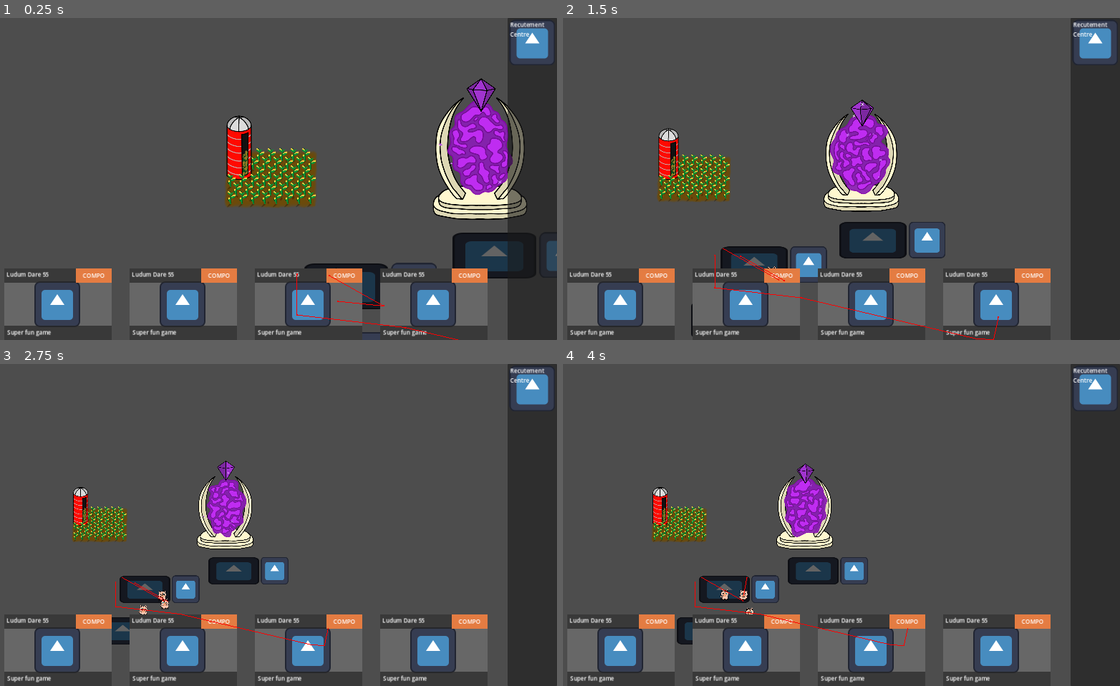
Above: before the commit, frames 1-4 (two rows, left to right).
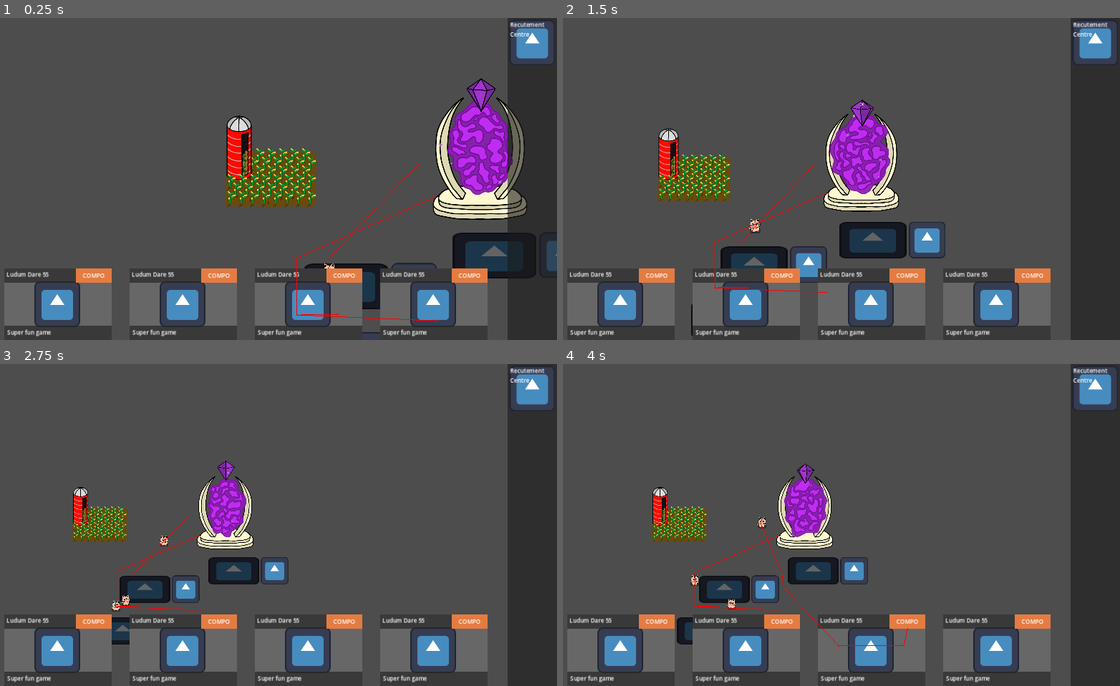
Above: after the commit, the same moments.

Repository: CiaranWoodward/LD55
Game: Godot game, scene res://Map/GameMap.tscn
Same seed, same stepped clock (60 frames per second), same inputs: the game is played once before the commit and once after it. The engine's default icon, where the game draws it, is replaced by a stand-in: a white triangle on a blue panel in a dark square.
Inputs (mouse positions are in pixels of both pictures, inside the frame that each line leads up to):
- Up to frame 1 (0.25 s): no input
- Up to frame 2 (1.5 s): move the mouse to (958, 162) at 0.52 s; hold Right (ui_right) 0.53-1.25 s; hold Mouse wheel down (zoom_in) 0.53-1.25 s; click (958, 162) at 0.67 s; drag from (718, 195) to (796, 265) at 1.27 s
- Up to frame 3 (2.75 s): move the mouse to (328, 454) at 2.02 s; hold Right (ui_right) from 2.03 s (still down); hold Mouse wheel down (zoom_in) from 2.03 s (still down)
- Up to frame 4 (4 s): release Right (ui_right) at 2.75 s; release Mouse wheel down (zoom_in) at 2.75 s; drag from (802, 589) to (785, 512) at 2.77 s; move the mouse to (1003, 573) at 3.52 s; hold Left (ui_left) from 3.53 s (still down); hold Mouse wheel down (zoom_in) from 3.53 s (still down)

The runs differ from the first frame. In frame 1, 0.3% of the frame differs, in the area x 53-83%, y 45-100%; in frame 2, 0.4%; in frame 3, 0.4%; in frame 4, 0.5%, in the area x 22-62%, y 47-88%.

Commit message:
Fix workers escaping their confines

Diff:
--- a/Buildings/GrannyShack.tscn
+++ b/Buildings/GrannyShack.tscn
@@ -1,10 +1,16 @@
-[gd_scene load_steps=4 format=3 uid="uid://bl1l3pofspv41"]
+[gd_scene load_steps=5 format=3 uid="uid://bl1l3pofspv41"]
 
 [ext_resource type="Script" path="res://Buildings/GrannyShack.gd" id="1_x74po"]
 [ext_resource type="Texture2D" uid="uid://bqrlf1ou31xpm" path="res://icon.svg" id="2_ksd26"]
 
 [sub_resource type="RectangleShape2D" id="RectangleShape2D_p2y8g"]
-size = Vector2(135, 136.5)
+size = Vector2(378, 136.5)
+
+[sub_resource type="NavigationPolygon" id="NavigationPolygon_rd5b6"]
+vertices = PackedVector2Array(-33, 57, -247, 57, -245, -54, -33, -54)
+polygons = Array[PackedInt32Array]([PackedInt32Array(0, 1, 2, 3)])
+outlines = Array[PackedVector2Array]([PackedVector2Array(-24, -64, -255, -65, -258, 67, -23, 68)])
+source_geometry_group_name = &"navigation_polygon_source_group"
 
 [node name="GrannyShack" type="Node2D"]
 script = ExtResource("1_x74po")
@@ -17,9 +23,14 @@
 collision_layer = 3
 
 [node name="BuildPreventionShape" type="CollisionShape2D" parent="BuildPrevention"]
-position = Vector2(0.5, -0.25)
+position = Vector2(-121, -0.25)
 shape = SubResource("RectangleShape2D_p2y8g")
 
 [node name="Polygon2D" type="Polygon2D" parent="."]
 color = Color(1, 1, 1, 0)
-polygon = PackedVector2Array(-66, -67, 67, -67, 66, 67, 28, 68, 29, -16, -26, -16, -27, 68, -66, 66)
+polygon = PackedVector2Array(-312, -67, 67, -67, 66, 67, 28, 68, 29, -16, -26, -16, -27, 68, -311, 70)
+
+[node name="WorkingNavigationRegion" type="NavigationRegion2D" parent="."]
+position = Vector2(-52, -1)
+navigation_polygon = SubResource("NavigationPolygon_rd5b6")
+navigation_layers = 2
--- a/Buildings/ProductionBuilding.gd
+++ b/Buildings/ProductionBuilding.gd
@@ -33,7 +33,9 @@
 	as_ui_part = newValue
 	if (as_ui_part):
 		build_timer.stop()
+		$WorkingNavigationRegion.enabled = false
 	else:
+		$WorkingNavigationRegion.enabled = true
 		set_cat_count(cat_count)
 
 func is_cost_affordable() -> bool:
@@ -55,6 +57,13 @@
 
 func employ(character: Cat):
 	character.change_job(self)
+	character.nav.set_navigation_map($WorkingNavigationRegion.get_navigation_map())
+	character.reparent($Graphic)
+
+func get_random_point_in_building_ish() -> Vector2:
+	var rect: Rect2 = $BuildPrevention/BuildPreventionShape.shape.get_rect()
+	rect.position += $BuildPrevention/BuildPreventionShape.global_position
+	return Vector2(rect.position.x + randf_range(0, rect.size.x), rect.position.y + randf_range(0, rect.size.y))
 
 # Called every frame. 'delta' is the elapsed time since the previous frame.
 func _process(delta):
--- a/Buildings/RecutementCentre.gd
+++ b/Buildings/RecutementCentre.gd
@@ -24,5 +24,3 @@
 
 func employ(cat: Cat):
 	super.employ(cat)
-	cat.nav.set_navigation_map($WorkingNavigationRegion.get_navigation_map())
-	cat.reparent($WorkingNavigationRegion)
--- a/Buildings/RecutementCentre.tscn
+++ b/Buildings/RecutementCentre.tscn
@@ -4,12 +4,12 @@
 [ext_resource type="Texture2D" uid="uid://bqrlf1ou31xpm" path="res://icon.svg" id="2_w60tc"]
 
 [sub_resource type="RectangleShape2D" id="RectangleShape2D_o5ibk"]
-size = Vector2(383, 136.5)
+size = Vector2(377, 131)
 
 [sub_resource type="NavigationPolygon" id="NavigationPolygon_mpym4"]
-vertices = PackedVector2Array(-33, 57, -247, 57, -245, -54, -33, -54)
+vertices = PackedVector2Array(-31, -51, -31, 56, -244, 55, -242, -52)
 polygons = Array[PackedInt32Array]([PackedInt32Array(0, 1, 2, 3)])
-outlines = Array[PackedVector2Array]([PackedVector2Array(-24, -64, -255, -65, -258, 67, -23, 68)])
+outlines = Array[PackedVector2Array]([PackedVector2Array(-22, -61, -252, -63, -255, 65, -21, 67)])
 source_geometry_group_name = &"navigation_polygon_source_group"
 
 [node name="Recutement Centre" type="Node2D"]
@@ -31,7 +31,7 @@
 collision_layer = 3
 
 [node name="BuildPreventionShape" type="CollisionShape2D" parent="BuildPrevention"]
-position = Vector2(-123.5, -0.25)
+position = Vector2(-121.5, -0.5)
 shape = SubResource("RectangleShape2D_o5ibk")
 
 [node name="NavVoid" type="Polygon2D" parent="."]
@@ -41,3 +41,4 @@
 [node name="WorkingNavigationRegion" type="NavigationRegion2D" parent="."]
 position = Vector2(-52, -1)
 navigation_polygon = SubResource("NavigationPolygon_mpym4")
+navigation_layers = 2
--- a/Characters/BaseCharacter.gd
+++ b/Characters/BaseCharacter.gd
@@ -45,6 +45,9 @@
 func get_resource_to_queue() -> Global.ResourceType:
 	return get_type()
 
+func _get_random_target_position() -> Vector2:
+	return global_position + Vector2(400,0).rotated(2*PI*randf())
+
 func _find_new_target():
 	# find resources of this charecter
 	var resourceToQueue = get_resource_to_queue()
@@ -58,7 +61,7 @@
 	if potential_buildings.is_empty():
 		# random walk
 		current_target = null
-		target_position = global_position + Vector2(400,0).rotated(2*PI*randf())
+		target_position = _get_random_target_position()
 		current_target = null
 	else:
 		# target building and add self to queue
@@ -80,8 +83,6 @@
 			current_target = null
 		else:
 			_find_new_target()
-	if !nav.is_target_reachable() && !is_instance_valid(current_target):
-		_find_new_target()
 
 	var direction = Vector3();
 	direction = nav.get_next_path_position() - global_position
@@ -188,6 +189,9 @@
 
 func get_type():
 	pass
+
+func is_employed() -> bool:
+	return false
 
 var _oblivion_start: Vector2
 var _oblivion_point: Node2D
--- a/Characters/Cat.gd
+++ b/Characters/Cat.gd
@@ -38,6 +38,16 @@
 		_building.cat_count -= 1
 	_building = building
 	$Graphic/Character/Hat.visible = is_employed()
+	if is_employed():
+		nav.navigation_layers = 2
+	else:
+		nav.navigation_layers = 1
+
+func _get_random_target_position() -> Vector2:
+	if is_employed():
+		return _building.get_random_point_in_building_ish()
+	else:
+		return global_position + Vector2(400,0).rotated(2*PI*randf())
 
 func is_employed() -> bool:
 	return is_instance_valid(_building)
--- a/Characters/Cat.tscn
+++ b/Characters/Cat.tscn
@@ -298,5 +298,4 @@
 texture = ExtResource("2_8vqqb")
 
 [node name="CollisionShape2D" type="CollisionShape2D" parent="."]
-visible = false
 shape = SubResource("CircleShape2D_6fh43")
Not shown: 2 places in Map/GameMap.tscn that only renumber resources
